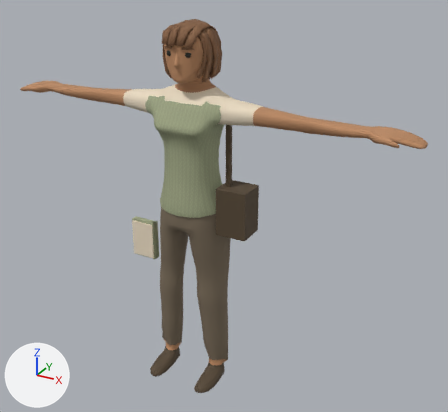
The glTF model public/assets/characters/office/office-hyo.glb: old version first, new version second.
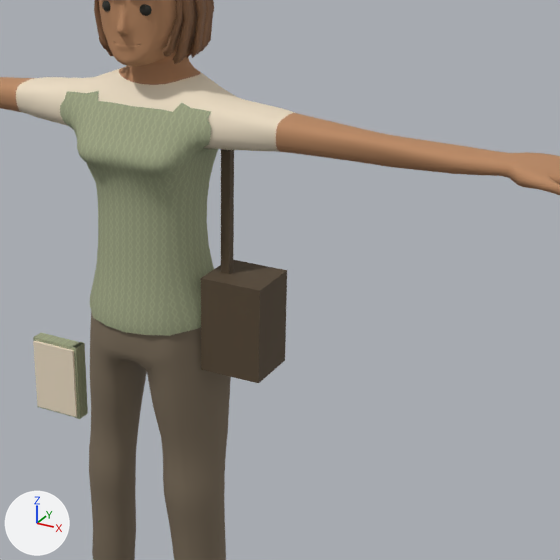
There are two pictures of each version: one whole from a 50 mm lens placed at (1.56, -2.5, 2.28), pointed at (0.14, 0.09, 0.99), one close up on the part from 26% to 88% of the width and 12% to 80% of the height. The lights are fixed; the arrows at lower left show +X, +Y and +Z. The last two pictures show the newer version. Where no turn or scale is listed for an object, it has been applied to the vertices.

Before the edit, the objects in view are built like this:
```python
me_cylinder_010 = bpy.data.meshes.new('Cylinder.010')
me_cylinder_010.from_pydata(...)  # 795 vertices, 1564 faces; spans x -0.22..0.22, y -0.217..0.155, z -0.008..1.027
# faces by material slot: [56, 920, 56, 532]
me_cylinder_010.materials.append(mat_office_hyo_skin)  # orange #bb8962
me_cylinder_010.materials.append(mat_office_hyo_pants)  # brown #7a6c59
me_cylinder_010.materials.append(mat_office_hyo_socks)  # brown #564734
me_cylinder_010.materials.append(mat_office_hyo_shoes)  # brown #564734
me_큐브 = bpy.data.meshes.new('큐브')
me_큐브.from_pydata(...)  # a box spanning x 0.175..0.336, y -0.058..0.091, z 0.885..1.132
me_큐브.materials.append(mat_office_hyo_shoes)  # brown #564734
me_큐브_001 = bpy.data.meshes.new('큐브.001')
me_큐브_001.from_pydata(...)  # a box spanning x 0.199..0.223, y 0.0..0.021, z 1.033..1.477
me_큐브_001.materials.append(mat_office_hyo_shoes)  # brown #564734
ob_office_hyo_bagstrap = bpy.data.objects.new('office-hyo_BagStrap', me_큐브_001)
ob_office_hyo_bagstrap.location = (0.0, 0.0, 0.008)
ob_office_hyo_shoulderbag = bpy.data.objects.new('office-hyo_ShoulderBag', me_큐브)
ob_office_hyo_shoulderbag.location = (0.0, 0.0, 0.008)
ob_office_hyo_trousersshoes = bpy.data.objects.new('office-hyo_TrousersShoes', me_cylinder_010)
ob_office_hyo_trousersshoes.location = (0.0, 0.0, 0.008)
# also in view: 'office-hyo_NotebookPages' at (-0.29, -0.04, 0.75); 'office-hyo_Top' at (0.0, 0.01, 1.43); 'office-hyo_Hair_bob' at (0.0, 0.03, 1.78); 'office-hyo_NotebookSpine' at (-0.23, -0.02, 0.75); 'office-hyo_Vest' at (0.0, 0.01, 1.28)
```
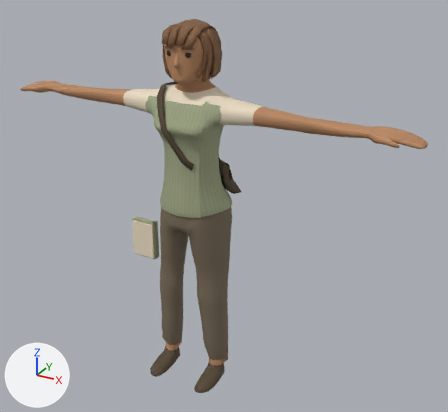
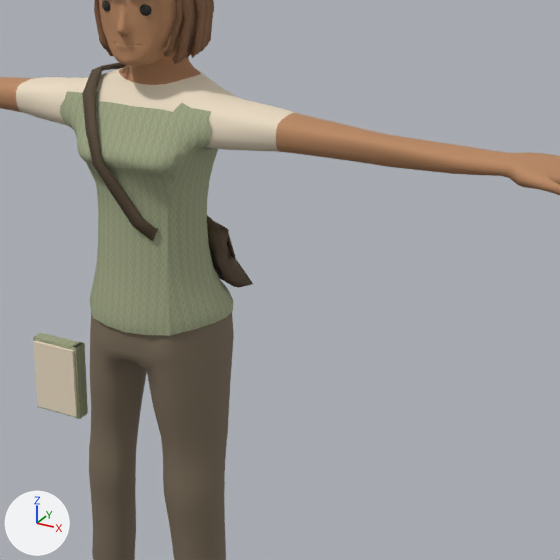
Diff of the bpy script that builds the scene:
```diff
--- a/public/assets/characters/office/office-hyo.glb.py
+++ b/public/assets/characters/office/office-hyo.glb.py
@@ me_office_hyo_fit_shoulder_bag @@
+me_office_hyo_fit_shoulder_bag.from_pydata(...)  # 134 vertices, 256 faces; spans x -0.163..0.215, y -0.159..0.221, z 1.037..1.606
+me_office_hyo_fit_shoulder_bag.materials.append(mat_office_hyo_shoes)  # brown #564734
@@ ob_office_hyo_bagstrap @@
-ob_office_hyo_bagstrap = bpy.data.objects.new('office-hyo_BagStrap', me_큐브_001)
-ob_office_hyo_bagstrap.location = (0.0, 0.0, 0.008)
@@ ob_office_hyo_shoulderbag @@
-ob_office_hyo_shoulderbag = bpy.data.objects.new('office-hyo_ShoulderBag', me_큐브)
-ob_office_hyo_shoulderbag.location = (0.0, 0.0, 0.008)
@@ ob_office_hyo_fit_shoulder_bag @@
+ob_office_hyo_fit_shoulder_bag = bpy.data.objects.new('office-hyo_Fit_shoulder_bag', me_office_hyo_fit_shoulder_bag)
+ob_office_hyo_fit_shoulder_bag.location = (0.0, 0.0, 0.008)
```

Changed parts and their boxes [x1, y1, x2, y2] in the close-ups (560 x 560 px):
'office-hyo_ShoulderBag', deleted (brown)
    before: [201, 260, 287, 383]
'office-hyo_Fit_shoulder_bag', added
    after: [82, 62, 253, 288]
'office-hyo_BagStrap', deleted (brown)
    before: [221, 149, 234, 274]
